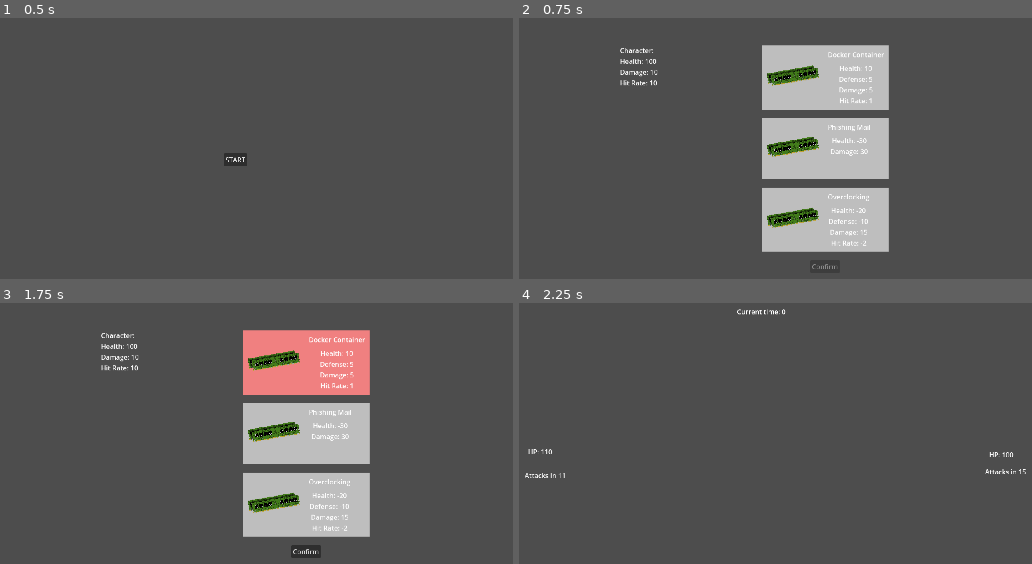
Above: before the commit, frames 1-4 (two rows, left to right).
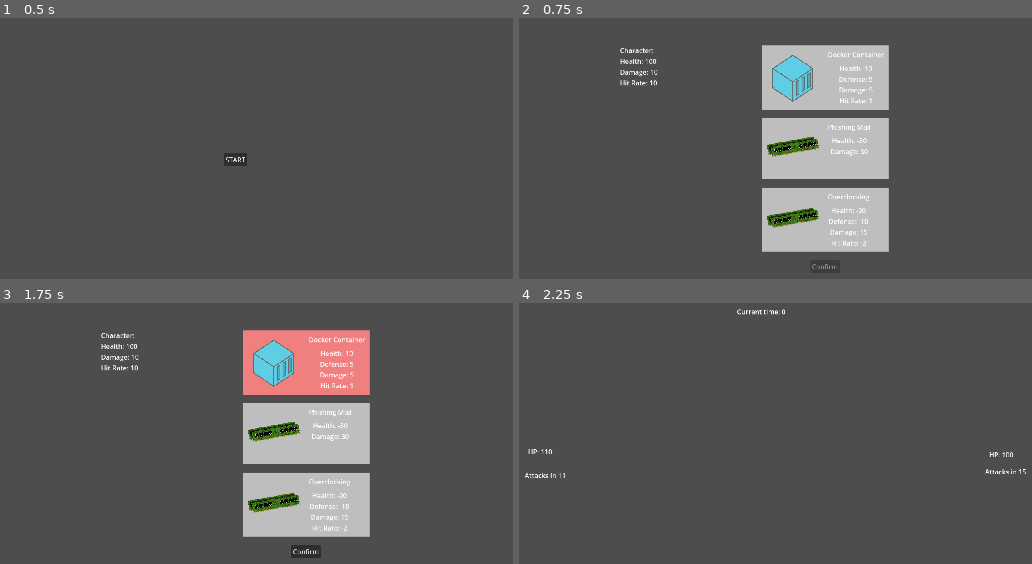
Above: after the commit, the same moments.

Repository: TheJustikar/piratesoftware-gamejam-16
Game: Godot game, scene res://Scenes/MainMenu/MainMenuScene.tscn
Two runs of this game, one before a commit and one after it. Both use one fixed random seed, a clock stepped at 60 frames per second and the inputs below.
Inputs (mouse positions are in pixels of both pictures, inside the frame that each line leads up to):
- Up to frame 1 (0.5 s): no input
- Up to frame 2 (0.75 s): click "START" at 0.5 s
- Up to frame 3 (1.75 s): tap Enter at 1.25 s; move the mouse to (307, 363) at 1.27 s; click (307, 363) at 1.42 s
- Up to frame 4 (2.25 s): click "Confirm" at 2 s

Frame 1 is identical in both runs. In frame 2, 1.1% of the frame differs, in the area x 48-59%, y 14-33%; in frame 3, 1.1%; in frame 4, nothing differs.

Commit message:
add more sprites

Diff:
--- a/GameObjects/Upgrades/cpu_core.gd
+++ b/GameObjects/Upgrades/cpu_core.gd
@@ -2,4 +2,4 @@
 
 
 func _init() -> void:
-	super("CPU Core", "", 0, 0, 0, -5)
+	super("CPU Core", "res://GameObjects/Upgrades/cpu_core.png", 0, 0, 0, -5)
--- a/GameObjects/Upgrades/distributed_network.gd
+++ b/GameObjects/Upgrades/distributed_network.gd
@@ -2,4 +2,4 @@
 
 
 func _init() -> void:
-	super("Distributed Network", "", 10, 10, -10, 0)
+	super("Distributed Network", "res://GameObjects/Upgrades/distributed_network.png", 10, 10, -10, 0)
--- a/GameObjects/Upgrades/docker_container.gd
+++ b/GameObjects/Upgrades/docker_container.gd
@@ -2,4 +2,4 @@
 
 
 func _init() -> void:
-	super("Docker Container", "", 10, 5, 5, 1)
+	super("Docker Container", "res://GameObjects/Upgrades/docker_container.png", 10, 5, 5, 1)
Binary file added: GameObjects/Upgrades/cpu_core.ase
Binary file added: GameObjects/Upgrades/cpu_core.png
Not shown, added: GameObjects/Upgrades/cpu_core.png.import
Binary file added: GameObjects/Upgrades/distributed_network.ase
Binary file added: GameObjects/Upgrades/distributed_network.png
Not shown, added: GameObjects/Upgrades/distributed_network.png.import
Binary file added: GameObjects/Upgrades/docker_container.ase
Binary file added: GameObjects/Upgrades/docker_container.png
Not shown, added: GameObjects/Upgrades/docker_container.png.import
Not shown: 1 places in Scenes/Upgrade/UpgradeScene.tscn that only renumber resources
